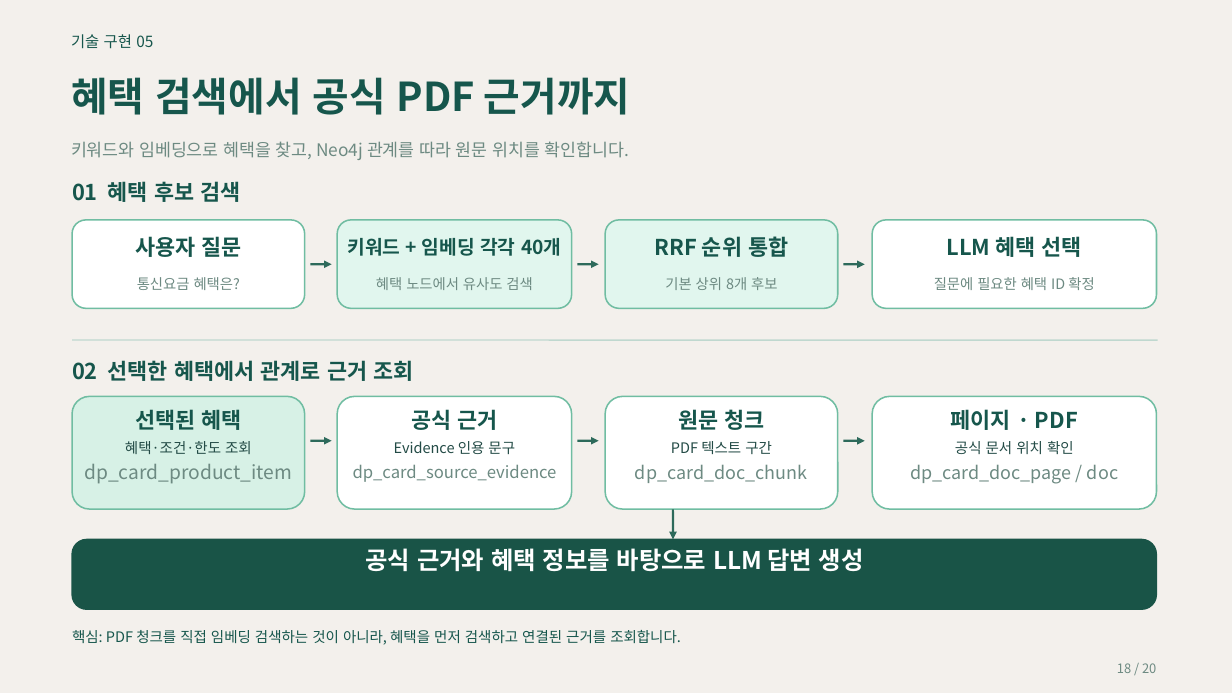
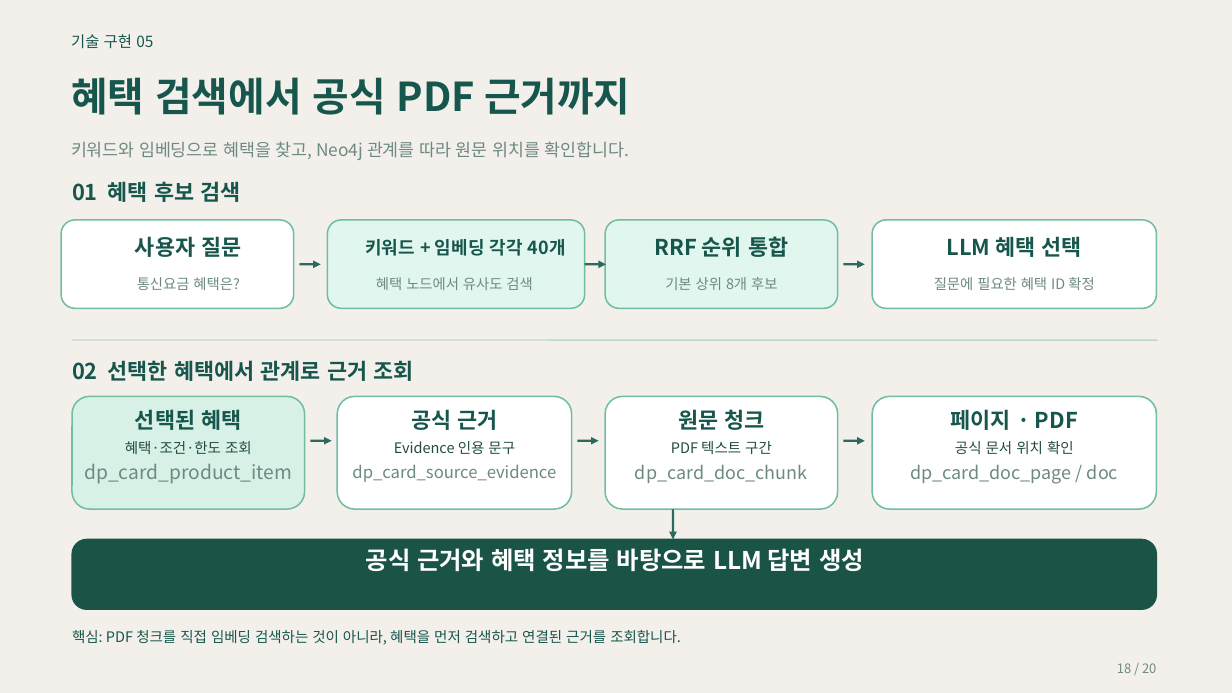
Before and after one commit to encore-ai-campus/mle-02-p2-team3, a slide deck: slide 22 of src/card_benefit/docs/presentation/카드혜택_GraphRAG_최종_20장_검색과근거조회설명추가.pptx (slide 18 before the commit). Drawn at 1232x693 pixels with LibreOffice and Linux fonts; fonts in the diff are those of the drawing. Boxes give left, top, right and bottom in pixels: in the first picture for what was removed or moved away, otherwise in the second. Text is boxed around its words. In the diff, an @@ line names an element or a change of style, - is before the commit and + after.

```diff
--- a/src/card_benefit/docs/presentation/카드혜택_GraphRAG_최종_20장_검색과근거조회설명추가.pptx
+++ b/src/card_benefit/docs/presentation/카드혜택_GraphRAG_최종_20장_검색과근거조회설명추가.pptx
@@ rounded rectangle: place and size @@
-rounded rectangle at box(72, 220, 305, 308)
+rounded rectangle at box(61, 220, 294, 308)
@@ rounded rectangle: place and size @@
-rounded rectangle at box(337, 220, 572, 308)
+rounded rectangle at box(327, 220, 585, 308)
@@ text "키워드 + 임베딩 각각 40개" at box(365, 239, 566, 256): size 15 to 14 pt @@
@@ arrow moved from (310, 264) - (332, 264) to (299, 264) - (320, 264) @@
@@ arrow moved from (577, 264) - (598, 264) to (585, 264) - (606, 264) @@
```
Also in this commit, not shown: 5 other slides changed, 4 slides added.
